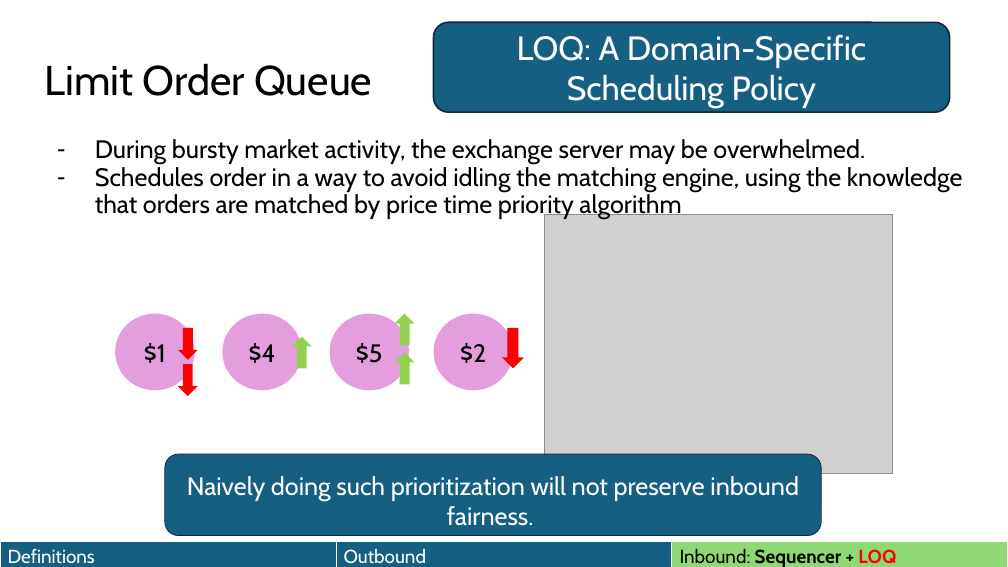
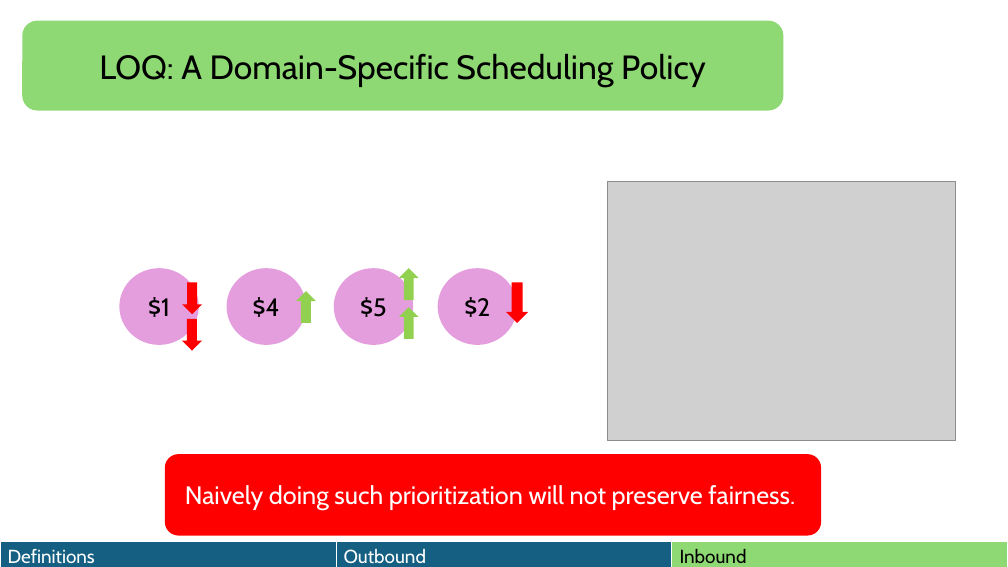
Before and after one commit to HaseebLUMS/Onyx-Presentation, a slide deck: slide 77 of thesis-latency-fairness.pptx (slide 78 before the commit). Drawn at 1008x567 pixels with LibreOffice and Linux fonts; fonts in the diff are those of the drawing; grey boxes stand for pictures. Boxes give left, top, right and bottom in pixels: in the first picture for what was removed or moved away, otherwise in the second. Text is boxed around its words. In the diff, an @@ line names an element or a change of style, - is before the commit and + after.

Commit message:
update presentation

```diff
--- a/thesis-latency-fairness.pptx
+++ b/thesis-latency-fairness.pptx
@@ rounded rectangle "LOQ: A Domain-Specific Scheduling Policy": place and size @@
-rounded rectangle "LOQ: A Domain-Specific Scheduling Policy" at [433,22,950,112]
+rounded rectangle "LOQ: A Domain-Specific Scheduling Policy" at [22,20,783,110]
@@ rounded rectangle "LOQ: A Domain-Specific Scheduling Policy" at [22,20,783,110]: text colour #FFFFFF to #000000; fill #156082 to #8ED973; outline #092A39 1.5 pt to none @@
@@ title removed at [44,63,372,96] @@
-Limit Order Queue
@@ text removed at [95,139,963,219] @@
-– During bursty market activity, the exchange server may be overwhelmed.
-– Schedules order in a way to avoid idling the matching engine, using the knowledge that orders are matched by price time priority algorithm
@@ picture: place and size @@
-picture at [544,215,893,473]
+picture at [607,181,956,440]
@@ down arrow: place and size @@
-down arrow at [395,352,414,384]
+down arrow at [399,268,419,300]
@@ down arrow: place and size @@
-down arrow at [178,364,197,396]
+down arrow at [182,283,202,315]
@@ 4 ellipses, 2 down arrows: place and size @@
-4 ellipses, 2 down arrows at [115,314,524,391]
+4 ellipses, 2 down arrows at [119,268,528,346]
@@ down arrow: place and size @@
-down arrow at [178,328,197,360]
+down arrow at [182,319,202,351]
@@ down arrow: place and size @@
-down arrow at [395,314,414,346]
+down arrow at [399,307,419,339]
@@ rounded rectangle "Naively doing such prioritization will ...": place and size @@
-rounded rectangle "Naively doing such prioritization will ..." at [187,476,799,526]
+rounded rectangle "Naively doing such prioritization will ..." at [165,454,821,536]
@@ rounded rectangle "Naively doing such prioritization will ..." at [165,454,821,536]: vertical alignment top to middle; fill none to #FF0000 @@
@@ rounded rectangle removed at [165,454,821,536] @@
@@ text in rounded rectangle at [185,485,795,511]: text changed @@
-Naively doing such prioritization will not preserve inbound fairness.
+Naively doing such prioritization will not preserve fairness.
@@ table at [0,542,1007,567] @@
-row 1, column 3: Inbound: Sequencer + LOQ
+row 1, column 3: Inbound
```
Also in this commit, not shown: 2 other slides changed, 17 slides added, 37 slides removed, 1 other file.
